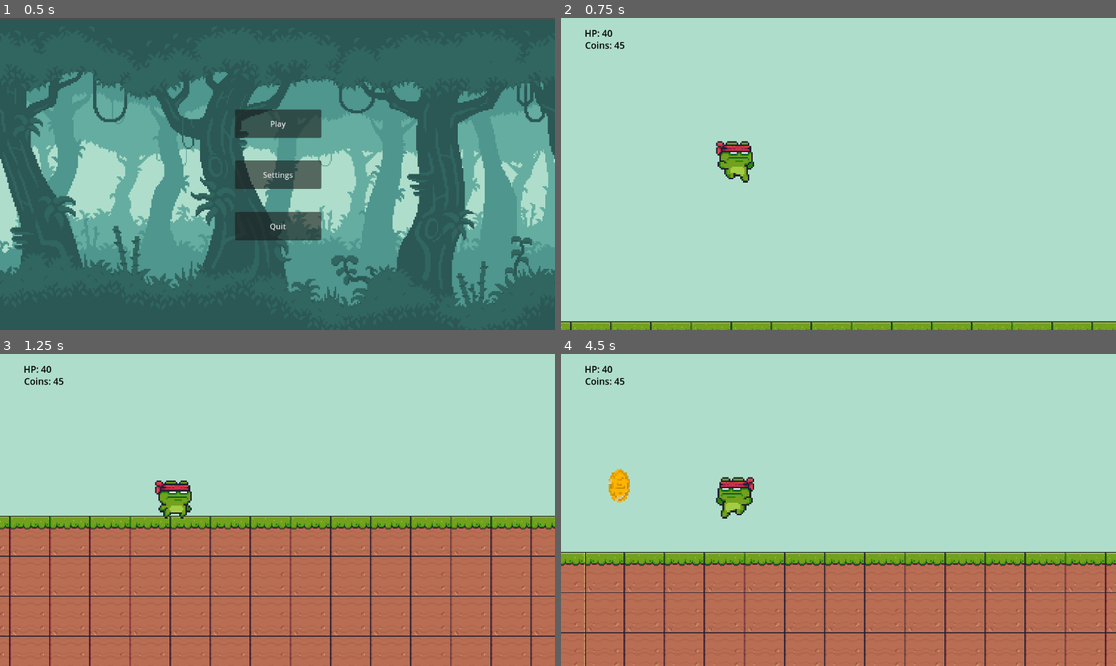
Above: before the commit, frames 1-4 (two rows, left to right).
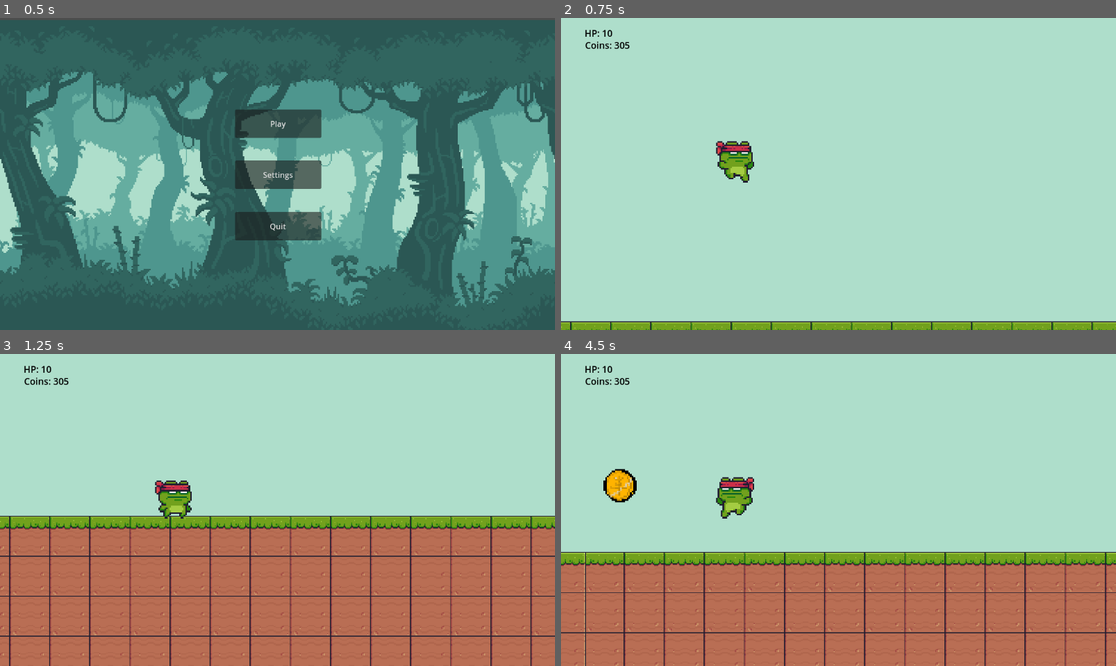
Above: after the commit, the same moments.

Repository: HassanAbdirahin/Frog-game
Game: Godot game, scene res://main.tscn
Two runs of this game, one before a commit and one after it. Both use one fixed random seed, a clock stepped at 60 frames per second and the inputs below.
Inputs:
- Up to frame 1 (0.5 s): no input
- Up to frame 2 (0.75 s): click "Play" at 0.5 s
- Up to frame 3 (1.25 s): no input
- Up to frame 4 (4.5 s): tap Enter (ui_accept) at 1.25, 1.52, 2.27, 3.77 s; hold Right (ui_right) 1.28-2.78 s; hold Left (ui_left) from 2.78 s (still down)

Frame 1 is identical in both runs. In frame 2, less than 0.1% of the frame differs, in the area x 7-13%, y 3-11%; in frame 3, less than 0.1%; in frame 4, 0.4%, in the area x 7-14%, y 3-48%.

Commit message:
updated coin sprite
added outline

Diff:
--- a/coins/coins.tscn
+++ b/coins/coins.tscn
@@ -10,10 +10,6 @@
 atlas = ExtResource("1_abhbx")
 region = Rect2(0, 0, 32, 32)
 
-[sub_resource type="AtlasTexture" id="AtlasTexture_x5kel"]
-atlas = ExtResource("1_abhbx")
-region = Rect2(32, 0, 32, 32)
-
 [sub_resource type="AtlasTexture" id="AtlasTexture_f0jwq"]
 atlas = ExtResource("1_abhbx")
 region = Rect2(64, 0, 32, 32)
@@ -25,6 +21,10 @@
 [sub_resource type="AtlasTexture" id="AtlasTexture_yntgy"]
 atlas = ExtResource("1_abhbx")
 region = Rect2(128, 0, 32, 32)
+
+[sub_resource type="AtlasTexture" id="AtlasTexture_x5kel"]
+atlas = ExtResource("1_abhbx")
+region = Rect2(32, 0, 32, 32)
 
 [sub_resource type="AtlasTexture" id="AtlasTexture_7pvw2"]
 atlas = ExtResource("1_abhbx")
@@ -45,9 +45,6 @@
 "texture": SubResource("AtlasTexture_ckllu")
 }, {
 "duration": 1.0,
-"texture": SubResource("AtlasTexture_x5kel")
-}, {
-"duration": 1.0,
 "texture": SubResource("AtlasTexture_f0jwq")
 }, {
 "duration": 1.0,
@@ -55,6 +52,9 @@
 }, {
 "duration": 1.0,
 "texture": SubResource("AtlasTexture_yntgy")
+}, {
+"duration": 1.0,
+"texture": SubResource("AtlasTexture_x5kel")
 }, {
 "duration": 1.0,
 "texture": SubResource("AtlasTexture_7pvw2")
@@ -83,7 +83,7 @@
 sprite_frames = SubResource("SpriteFrames_bg4af")
 animation = &"idle"
 autoplay = "idle"
-frame = 7
-frame_progress = 0.551966
+frame = 1
+frame_progress = 0.119406
 
 [connection signal="body_entered" from="." to="." method="_on_body_entered"]
Binary file changed: Assets/coin-Sheet.png
Not shown, changed: savegame.bin
